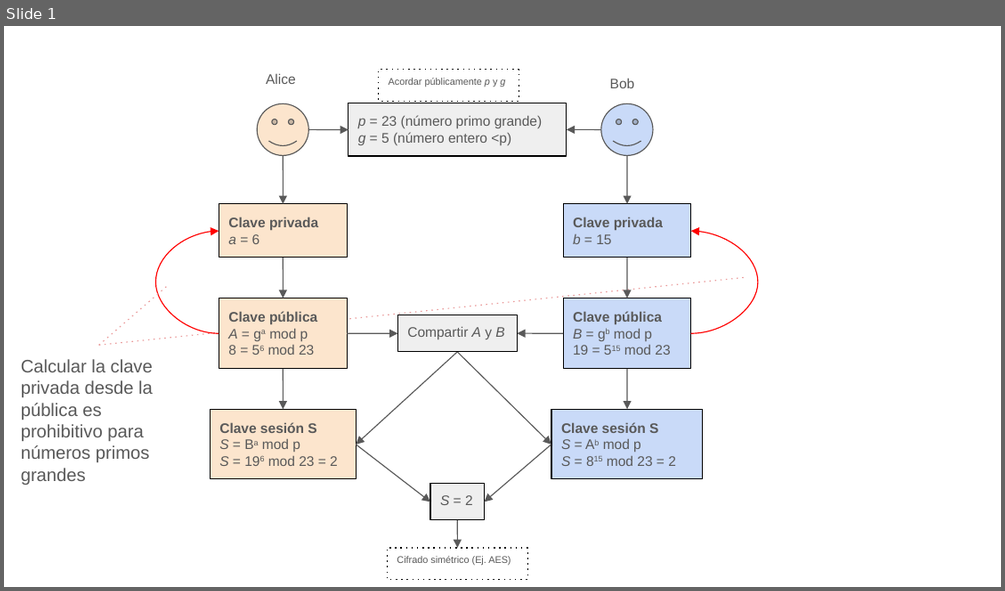
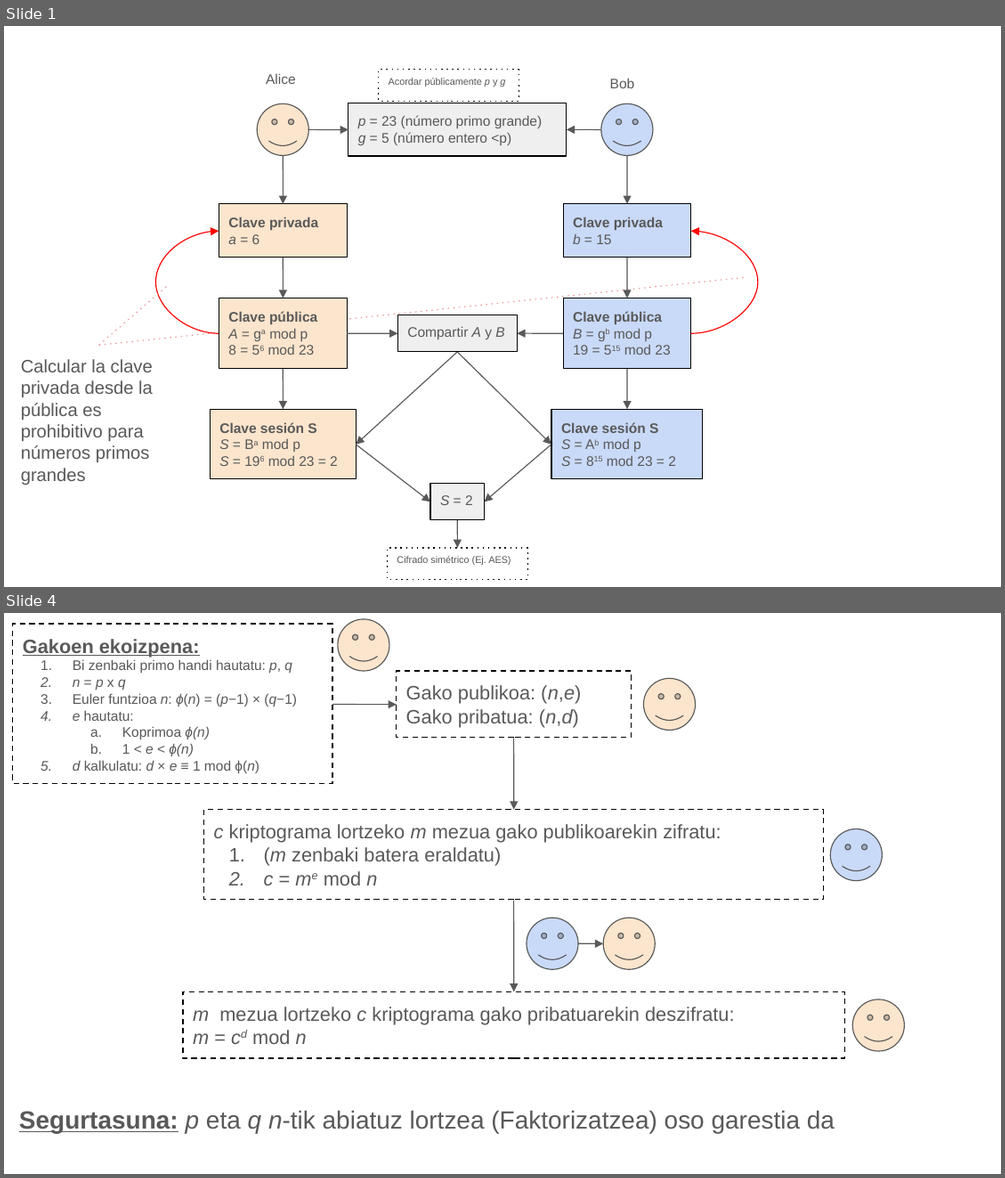
Before and after one commit to mikel-egana-aranguren/EHU-SGSSI-01, a slide deck: Cifrado_asimetrico/pictures-sgssi-01/Diffie hellman RSA.odp. Shown one above the other, each under a label of ours: slide 1 before the commit, slides 1 and 4 after it; the slides between them are not shown. The pictures are 1005x591 and 1005x1178 pixels, drawn with LibreOffice and Linux fonts; fonts in the diff are those of the drawing. Boxes give left, top, right and bottom in pixels: in the first picture for what was removed or moved away, otherwise in the second. Text is boxed around its words. In the diff, an @@ line names an element or a change of style, - is before the commit and + after.

```diff
--- a/Cifrado_asimetrico/pictures-sgssi-01/Diffie hellman RSA.odp
+++ b/Cifrado_asimetrico/pictures-sgssi-01/Diffie hellman RSA.odp
@@ slide 4 added at box(4, 613, 1001, 1174), background #FFFFFF @@
@@ rectangle added at box(13, 624, 333, 784), outline #000000 0.74 pt, 10 pt, text #595959 @@
+Gakoen ekoizpena:
+1. Bi zenbaki primo handi hautatu: p, q
+2. n = p x q
+3. Euler funtzioa n: ϕ(n) = (p−1) × (q−1)
+4. e hautatu:
+  a. Koprimoa ϕ(n)
+  b. 1 < e < ϕ(n)
+5. d kalkulatu: d × e ≡ 1 mod ϕ(n)
@@ smiley face added at box(338, 619, 389, 671), fill #FCE5CD, outline #595959 0.74 pt @@
@@ rectangle added at box(396, 671, 632, 738), outline #000000 0.74 pt, 14 pt, text #595959 @@
+Gako publikoa: (n,e)
+Gako pribatua: (n,d)
@@ smiley face added at box(644, 679, 696, 730), fill #FCE5CD, outline #595959 0.74 pt @@
@@ arrow added from (332, 705) to (396, 705), #595959 0.74 pt @@
@@ arrow added from (513, 738) to (513, 810), #595959 0.74 pt @@
@@ rectangle added at box(204, 810, 824, 899), outline #000000 0.74 pt, 14 pt, text #595959 @@
+c kriptograma lortzeko m mezua gako publikoarekin zifratu:
+1. (m zenbaki batera eraldatu)
+2. c = me mod n
@@ smiley face added at box(830, 829, 882, 881), fill #C9DAF8, outline #595959 0.74 pt @@
@@ arrow added from (513, 900) to (513, 992), #595959 0.74 pt @@
@@ smiley face added at box(526, 918, 578, 970), fill #C9DAF8, outline #595959 0.74 pt @@
@@ smiley face added at box(603, 918, 655, 970), fill #FCE5CD, outline #595959 0.74 pt @@
@@ arrow added from (578, 944) to (603, 944), #595959 0.74 pt @@
@@ rectangle added at box(182, 992, 844, 1059), outline #000000 0.74 pt, 14 pt, text #595959 @@
+m mezua lortzeko c kriptograma gako pribatuarekin deszifratu:
+m = cd mod n
@@ smiley face added at box(852, 998, 904, 1051), fill #FCE5CD, outline #595959 0.74 pt @@
@@ text added at box(19, 1110, 834, 1133), 18 pt, text #595959 @@
+Segurtasuna: p eta q n-tik abiatuz lortzea (Faktorizatzea) oso garestia da
```
Also in this commit, not shown: 1 slide changed, 1 other slide added, 4 other files.
